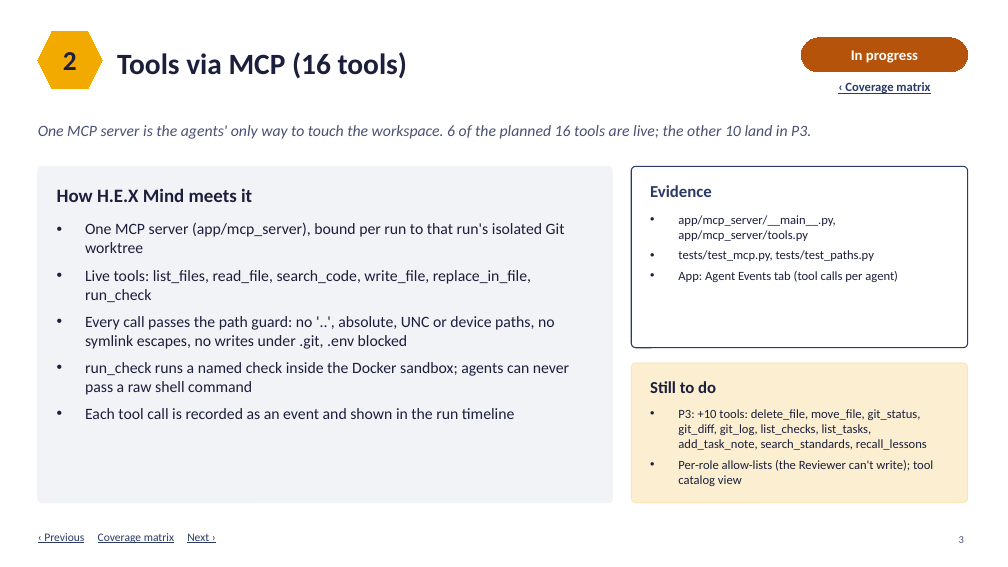
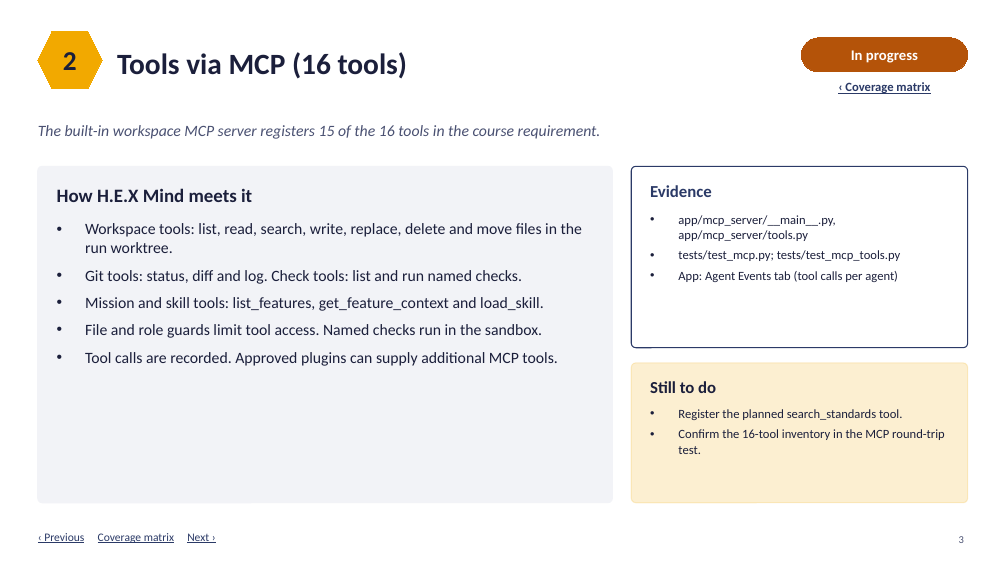
Before and after one commit to Cykikz/HEX, a slide deck: slide 3 of HEX_Mind_Requirements_Coverage_v2.pptx. Drawn at 1008x567 pixels with LibreOffice and Linux fonts; fonts in the diff are those of the drawing. Boxes give left, top, right and bottom in pixels: in the first picture for what was removed or moved away, otherwise in the second. Text is boxed around its words. In the diff, an @@ line names an element or a change of style, - is before the commit and + after.

Commit message:
Refresh course requirements coverage and record HEX Town

```diff
--- a/HEX_Mind_Requirements_Coverage_v2.pptx
+++ b/HEX_Mind_Requirements_Coverage_v2.pptx
@@ text at box(38, 125, 601, 139): text changed @@
-One MCP server is the agents' only way to touch the workspace. 6 of the planned 16 tools are live; the other 10 land in P3.
+The built-in workspace MCP server registers 15 of the 16 tools in the course requirement.
@@ text at box(85, 223, 582, 366): text changed @@
-• One MCP server (app/mcp_server), bound per run to that run's isolated Git worktree
-• Live tools: list_files, read_file, search_code, write_file, replace_in_file, run_check
-• Every call passes the path guard: no '..', absolute, UNC or device paths, no symlink escapes, no writes under .git, .env blocked
-• run_check runs a named check inside the Docker sandbox; agents can never pass a raw shell command
-• Each tool call is recorded as an event and shown in the run timeline
+• Workspace tools: list, read, search, write, replace, delete and move files in the run worktree.
+• Git tools: status, diff and log. Check tools: list and run named checks.
+• Mission and skill tools: list_features, get_feature_context and load_skill.
+• File and role guards limit tool access. Named checks run in the sandbox.
+• Tool calls are recorded. Approved plugins can supply additional MCP tools.
@@ text at box(678, 250, 901, 261): text changed @@
-• tests/test_mcp.py, tests/test_paths.py
+• tests/test_mcp.py; tests/test_mcp_tools.py
@@ text at box(678, 409, 945, 454): text changed @@
-• P3: +10 tools: delete_file, move_file, git_status, git_diff, git_log, list_checks, list_tasks, add_task_note, search_standards, recall_lessons
-• Per-role allow-lists (the Reviewer can't write); tool catalog view
+• Register the planned search_standards tool.
+• Confirm the 16-tool inventory in the MCP round-trip test.
```
Also in this commit, not shown: 12 other slides changed, 1 other file.
